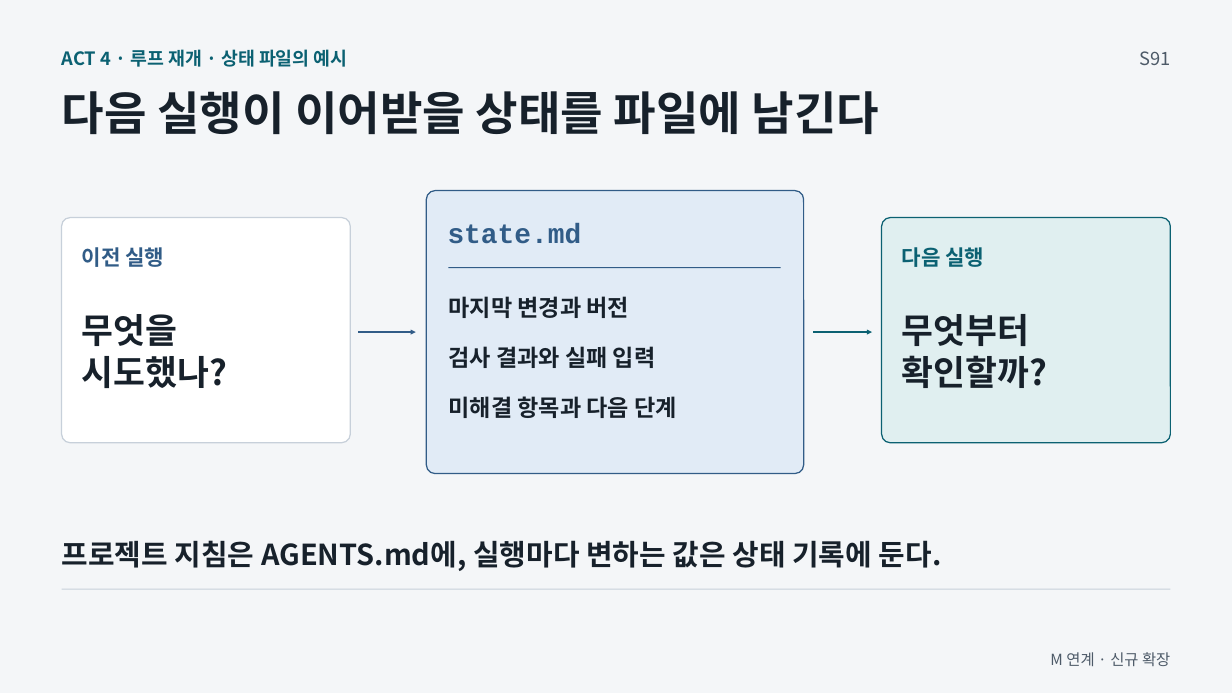
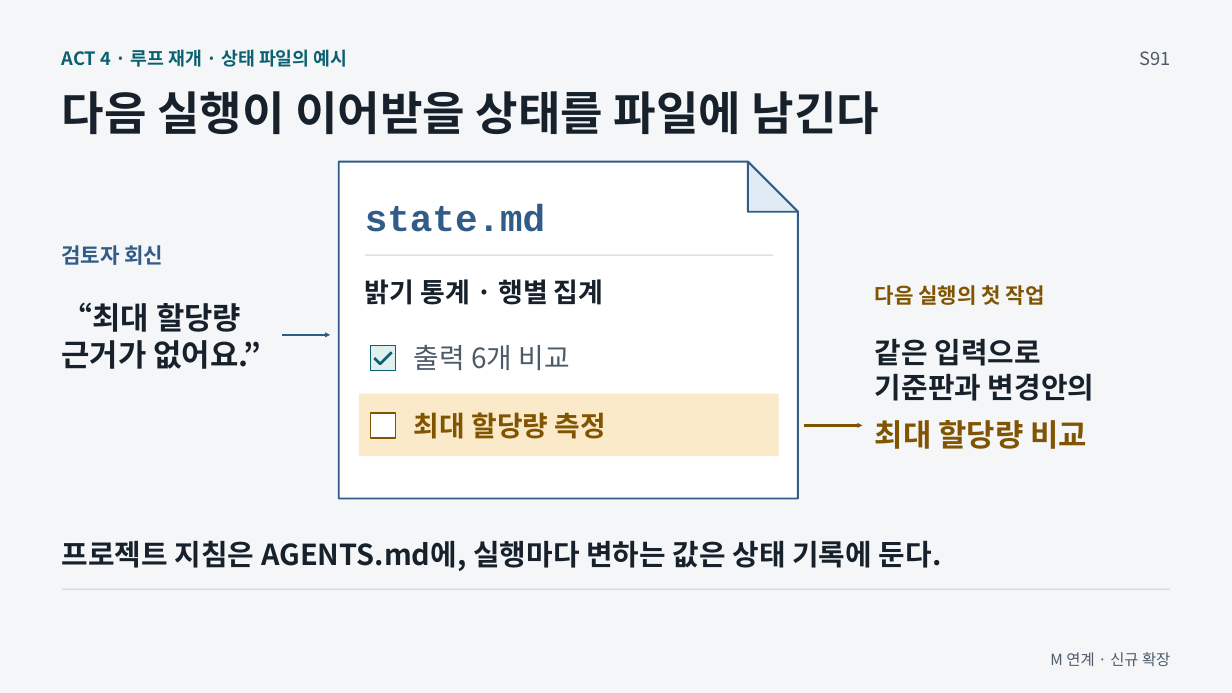
Before and after one commit to GideokKim/ai-dev-training, a slide deck: slide 14 of production/ACT_4.pptx. Drawn at 1232x693 pixels with LibreOffice and Linux fonts; fonts in the diff are those of the drawing. Boxes give left, top, right and bottom in pixels: in the first picture for what was removed or moved away, otherwise in the second. Text is boxed around its words. In the diff, an @@ line names an element or a change of style, - is before the commit and + after.

Commit message:
feat(slides): show the state file handoff on S91
Connect the missing allocation evidence to an unchecked task in the file
so the audience can see where the next run resumes.

```diff
--- a/production/ACT_4.pptx
+++ b/production/ACT_4.pptx
@@ freeform shape added at (339, 162, 799, 499), fill #FFFFFF, outline #315C87 1.5 pt @@
@@ freeform shape added at (748, 162, 798, 212), fill #E1EBF6, outline #315C87 1.5 pt @@
@@ text "state.md": place and size @@
-text "state.md" at (448, 223, 582, 244)
+text "state.md" at (365, 204, 546, 232)
@@ text "state.md" at (365, 204, 546, 232): size 21.8 to 29.2 pt @@
@@ rounded rectangle removed at (426, 190, 803, 473) @@
@@ rounded rectangle removed at (62, 217, 350, 443) @@
@@ rounded rectangle removed at (882, 217, 1170, 443) @@
@@ text added at (62, 245, 164, 265), 16.5 pt, text #315C87, bold @@
+검토자 회신
@@ text removed at (82, 247, 164, 267) @@
-이전 실행
@@ line moved from (448, 268) - (781, 268) to (365, 255) - (773, 255) @@
@@ line (365, 255) - (773, 255): stroke #315C87 0.75 pt to #C7D0DA 0.75 pt @@
@@ text added at (365, 279, 604, 305), 21 pt, text #17212B, bold @@
+밝기 통계 · 행별 집계
@@ text removed at (448, 296, 629, 318) @@
-마지막 변경과 버전
@@ text at (875, 285, 1045, 305): text changed; text colour #0B6172 to #805400 @@
-다음 실행
+다음 실행의 첫 작업
@@ text added at (62, 302, 262, 369), 24 pt, text #17212B, bold @@
+“최대 할당량
+근거가 없어요.”
@@ text removed at (82, 314, 227, 388) @@
-무엇을
-시도했나?
@@ text removed at (902, 314, 1047, 388) @@
-무엇부터
-확인할까?
@@ arrow moved from (359, 332) - (416, 332) to (282, 335) - (330, 335) @@
@@ rectangle added at (371, 346, 396, 371), fill #E0EFF0, outline #0B6172 1.5 pt @@
@@ freeform shape added at (374, 352, 392, 363), outline #0B6172 2.1 pt @@
@@ text added at (414, 345, 570, 370), 21.8 pt, text #4D5A68 @@
+출력 6개 비교
@@ text removed at (448, 346, 656, 368) @@
-검사 결과와 실패 입력
@@ text added at (875, 338, 1094, 401), 22.5 pt, text #17212B, bold @@
+같은 입력으로
+기준판과 변경안의
@@ rectangle added at (360, 394, 779, 457), fill #FAEAC9 @@
@@ rectangle added at (371, 413, 396, 438), fill #FFFFFF, outline #805400 1.5 pt @@
@@ text added at (414, 412, 606, 439), 21.8 pt, text #805400, bold @@
+최대 할당량 측정
@@ text removed at (448, 396, 677, 418) @@
-미해결 항목과 다음 단계
@@ arrow moved from (813, 332) - (872, 332) to (804, 425) - (862, 425) @@
@@ arrow (804, 425) - (862, 425): stroke #0B6172 1.88 pt to #805400 1.88 pt @@
@@ text added at (875, 420, 1088, 449), 24 pt, text #805400, bold @@
+최대 할당량 비교
```
Also in this commit, not shown: 17 other files.
